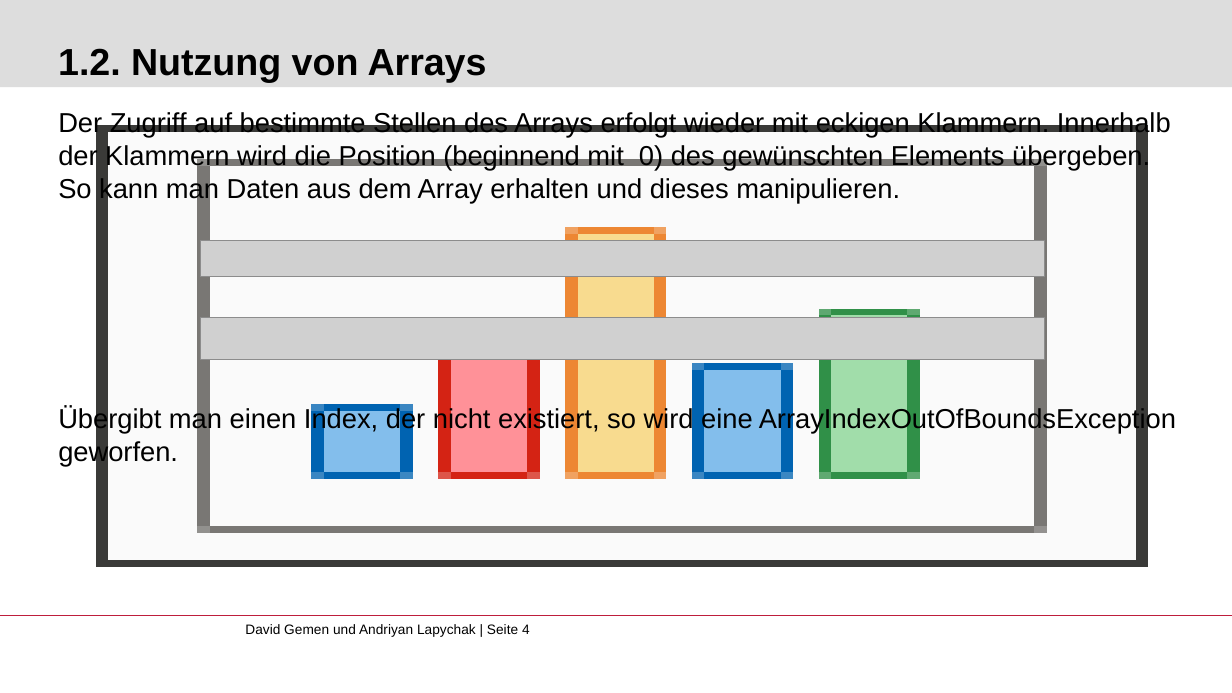
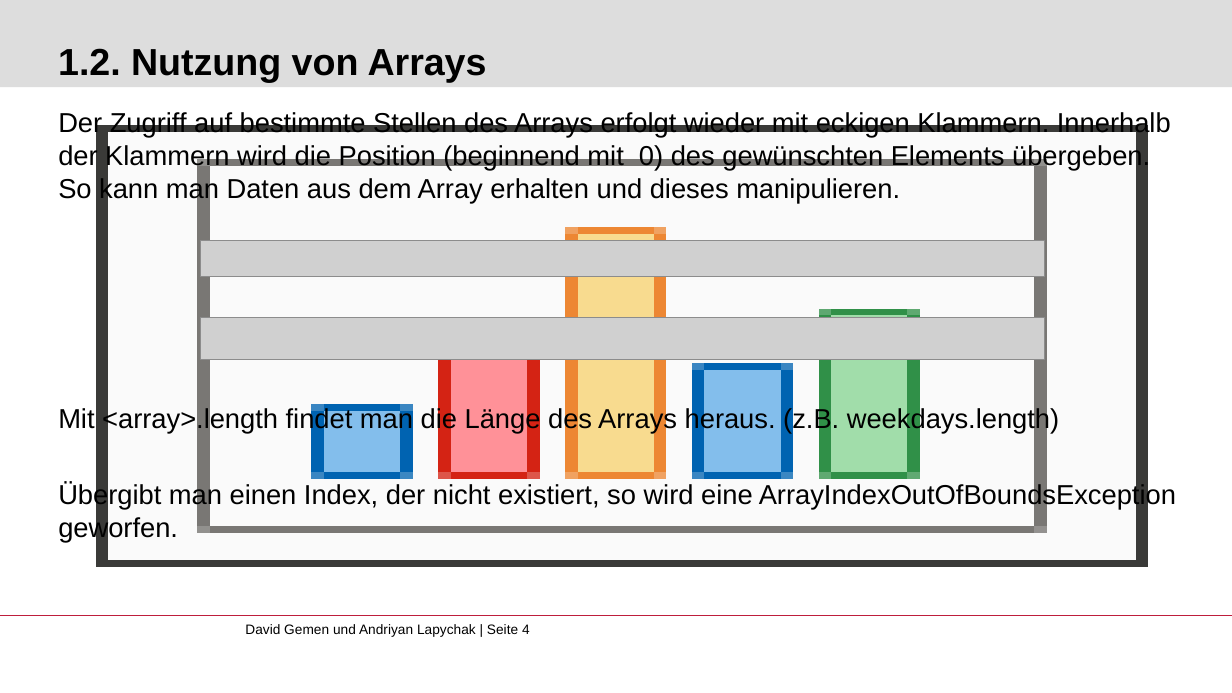
Before and after one commit to gemdav/Programmieren-1-Tutorium, a slide deck: slide 4 of slides/03_arrays_loops.pptx. Drawn at 1232x693 pixels with LibreOffice and Linux fonts; fonts in the diff are those of the drawing; grey boxes stand for pictures; background and template pictures are left out. Boxes give left, top, right and bottom in pixels: in the first picture for what was removed or moved away, otherwise in the second. Text is boxed around its words. In the diff, an @@ line names an element or a change of style, - is before the commit and + after.

```diff
--- a/slides/03_arrays_loops.pptx
+++ b/slides/03_arrays_loops.pptx
@@ text at (58,407,1059,434): paragraph added @@
+Mit <array>.length findet man die Länge des Arrays heraus. (z.B. weekdays.length)
```
Also in this commit, not shown: 1 other file.
